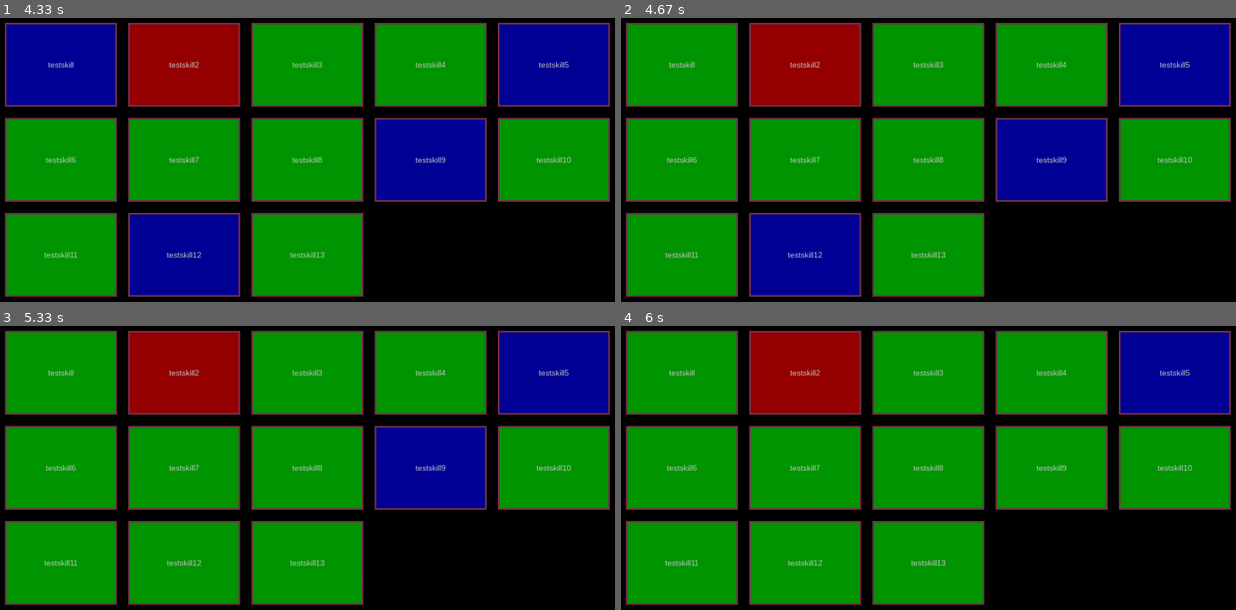
Above: before the commit, frames 1-4 (two rows, left to right).
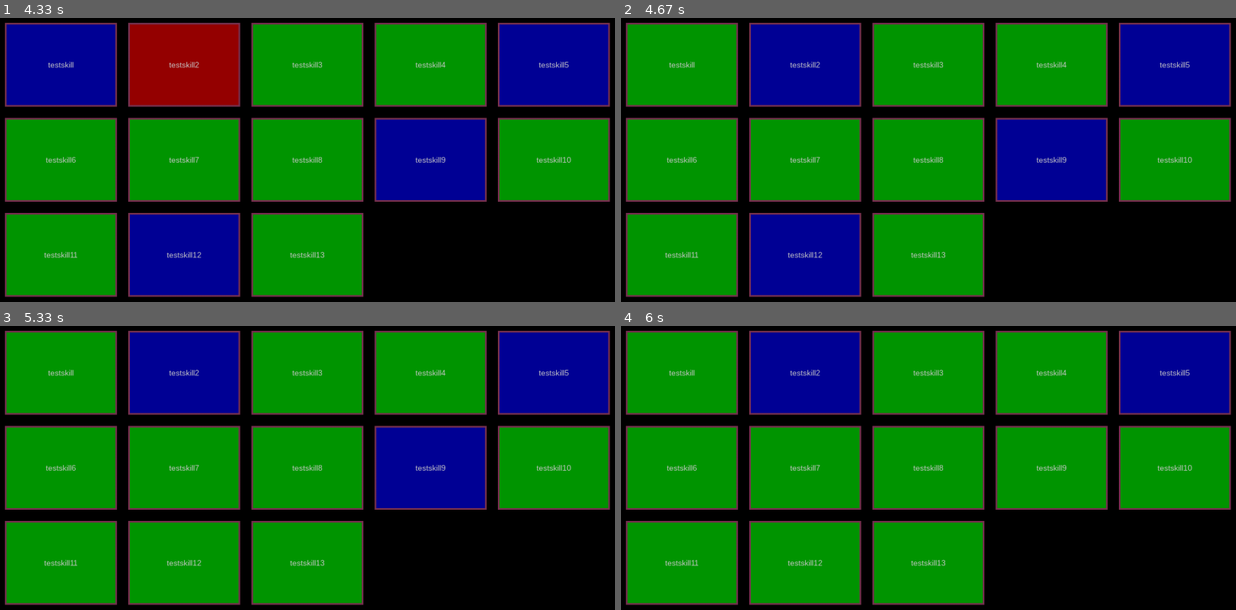
Above: after the commit, the same moments.

Repository: DiscoBizzle/Ghost-Simulator
Game: pygame game, started from ghost-simulator.py
Same seed, same stepped clock (60 frames per second), same inputs: the game is played once before the commit and once after it. The source is Python 2; it was converted automatically to run under Python 3.
Inputs (mouse positions are in pixels of both pictures, inside the frame that each line leads up to):
- Up to frame 1 (4.33 s): tap S at 0.33 s; click (559, 191) at 0.73 s; click (332, 228) at 1.57 s; click (110, 140) at 1.9 s; click (436, 60) at 2.23 s; click (344, 66) at 2.57 s; click (307, 134) at 3.23 s; click (227, 120) at 3.57 s; click (98, 239) at 4.23 s
- Up to frame 2 (4.67 s): right-click (731, 66) at 4.57 s
- Up to frame 3 (5.33 s): click (159, 578) at 4.9 s
- Up to frame 4 (6 s): click (1100, 456) at 5.9 s

Frame 1 is identical in both runs. In frame 2, 5.1% of the frame differs, in the area x 21-39%, y 2-31%; in frame 3, 5.1%; in frame 4, 5.1%.

Commit message:
Fixing skill colours

Diff:
--- a/gslib/menus.py
+++ b/gslib/menus.py
@@ -95,10 +95,12 @@
     def learn_skill(self, skill):
         self.GameClass.player1.learn_skill(skill)
         print self.GameClass.player1.skills_learnt
-        if skill in self.GameClass.player1.skills_learnt:
-            skill_colour = LEARNT_SKILL_COLOUR
-        elif self.GameClass.skills_dict[skill].can_be_learnt(self.GameClass.player1):
-            skill_colour = CAN_BE_LEARNT_COLOUR
-        else:
-            skill_colour = UNLEARNABLE_COLOUR
-        self.buttons[skill].colour = skill_colour
+
+        for skill in self.buttons:
+            if skill in self.GameClass.player1.skills_learnt:
+                skill_colour = LEARNT_SKILL_COLOUR
+            elif self.GameClass.skills_dict[skill].can_be_learnt(self.GameClass.player1):
+                skill_colour = CAN_BE_LEARNT_COLOUR
+            else:
+                skill_colour = UNLEARNABLE_COLOUR
+            self.buttons[skill].colour = skill_colour
